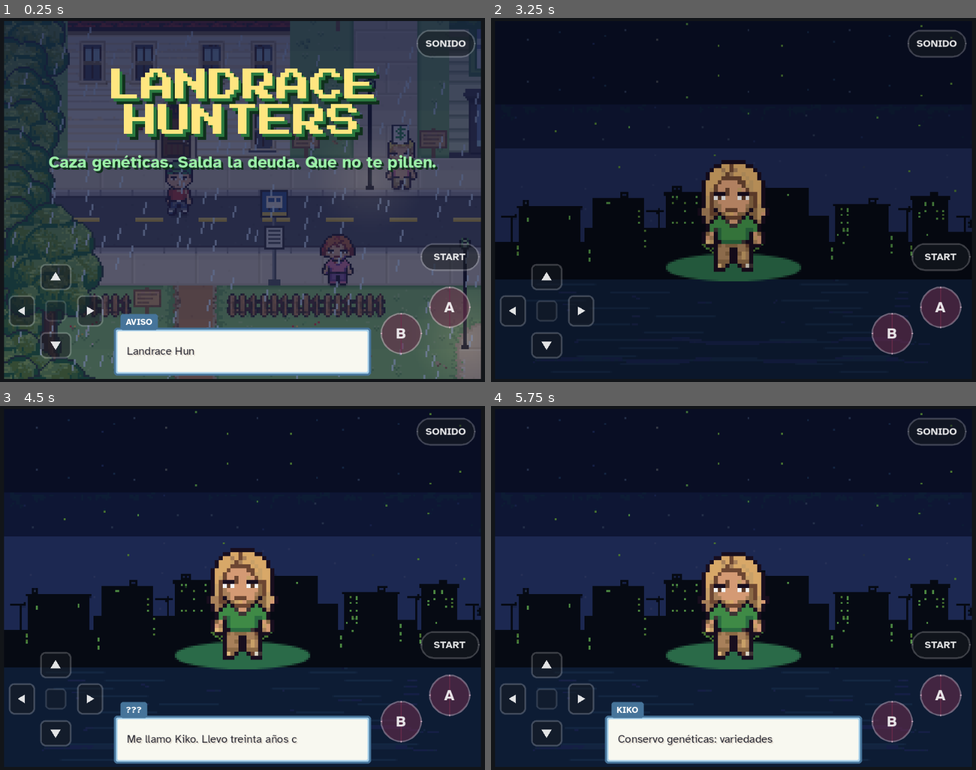
Above: before the commit, frames 1-4 (two rows, left to right).
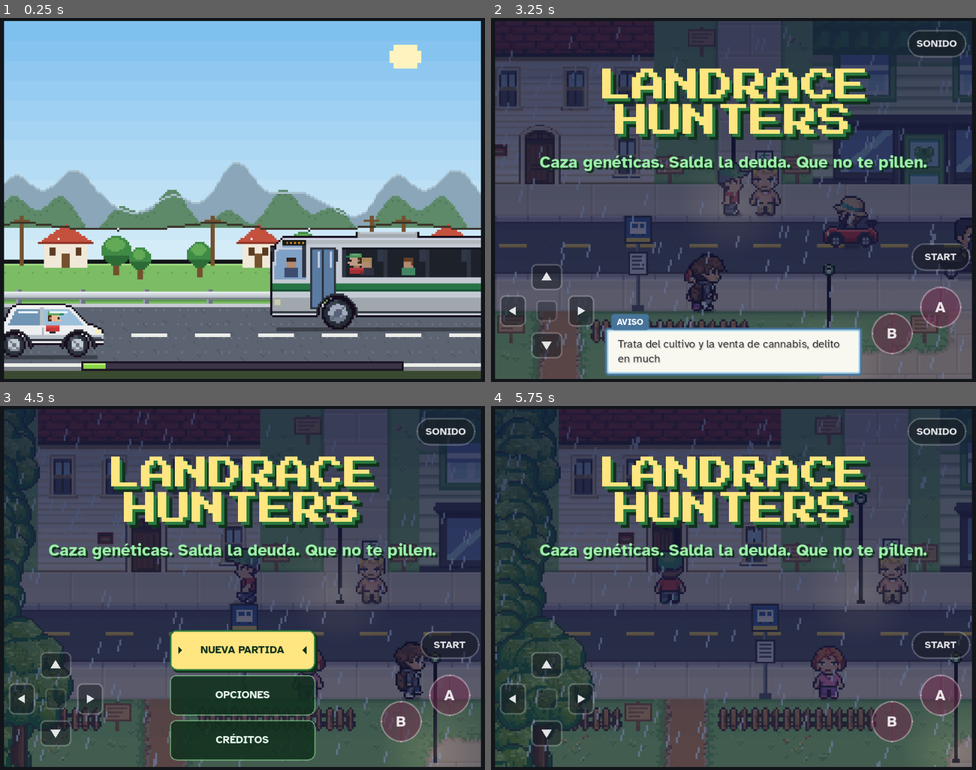
Above: after the commit, the same moments.

Repository: u0921985828-arch/Strainmon
Game: Godot game, scene res://juego.tscn
Two runs of this game, one before a commit and one after it. Both use one fixed random seed, a clock stepped at 60 frames per second and the inputs below.
Inputs (mouse positions are in pixels of both pictures, inside the frame that each line leads up to):
- Up to frame 1 (0.25 s): no input
- Up to frame 2 (3.25 s): tap Enter at 0.5 s; move the mouse to (840, 181) at 0.52 s; hold Right 0.53-1.25 s; tap Z at 0.6 s; click (840, 181) at 0.67 s; tap Space at 0.77 s; drag from (636, 218) to (709, 272) at 1.27 s; move the mouse to (782, 119) at 2.02 s; hold Right 2.03-2.75 s; tap Keypad Enter at 2.1 s; drag from (709, 272) to (588, 145) at 2.77 s
- Up to frame 3 (4.5 s): move the mouse to (388, 642) at 3.52 s; hold Left 3.53-4.25 s; tap X at 3.6 s; tap Space at 3.77 s; drag from (97, 533) to (169, 497) at 4.27 s
- Up to frame 4 (5.75 s): move the mouse to (757, 588) at 5.02 s; hold Down from 5.03 s (still down); tap K at 5.1 s; click (757, 588) at 5.17 s

The runs differ from the first frame. In frame 1, 95% of the frame differs, in the area x 0-100%, y 0-100%; in frame 2, 89%; in frame 3, 88%; in frame 4, 88%.

Commit message:
1.57: la carga del juego en la carretera (vehículos en dos carriles y barra, sin texto) y el título con más atrezo
Co-Authored-By: Claude Opus 5.5 <noreply@anthropic.com>
Claude-Session: https://claude.ai/code/session_01WWCwQsjgK3rvw6gQoSEGYZ

Diff:
--- a/ribera-verde/godot/src/escena_viaje.gd
+++ b/ribera-verde/godot/src/escena_viaje.gd
@@ -70,24 +70,7 @@
 	var e := clampf(now - float(V.t0), 0.0, DUR)
 	var lz := luz(int(V.get("h", 720)))
 	var tin: Color = TINTE[lz]
-	# el cielo, en bandas
-	var c0 := Color(CIELO[lz][0])
-	var c1 := Color(CIELO[lz][1])
-	for i in 12:
-		P._rect(0, i * 10, sw, 10, c0.lerp(c1, i / 11.0))
-	if lz == 2:   # estrellas fijas y la luna
-		for i in 40:
-			var hs := (i * 2654435761 + 977) & 0xffffff
-			var sx := hs % sw
-			var sy := 4 + (hs >> 9) % 58
-			P._rect(sx, sy, 1, 1, Color("#e8ecff") if i % 3 else Color("#9aa4d0"))
-		P._rect(sw - 46, 14, 10, 10, Color("#f0ecd0"))
-		P._rect(sw - 47, 16, 12, 6, Color("#f0ecd0"))
-		P._rect(sw - 44, 13, 6, 12, Color("#f0ecd0"))
-		P._rect(sw - 42, 15, 3, 3, Color("#d8d2b0"))
-	elif lz == 0:   # el sol, arriba a la derecha
-		P._rect(sw - 44, 12, 12, 12, Color("#fff4c0"))
-		P._rect(sw - 46, 15, 16, 6, Color("#fff4c0"))
+	_cielo(P, sw, lz)
 	var k := clave(String(V.veh))
 	var m: Dictionary = META[k]
 	var cuerpo: Image = R[k]
@@ -95,22 +78,7 @@
 	var vel: float = VEL.get(k, 0.15)
 	var p := pos(e, sw, w, vel)
 	var corre := p.y
-	# las capas de fondo, repetidas
-	for c in CAPAS:
-		var im: Image = R[c[0]]
-		var cw := im.get_width()
-		var dx := -int(fposmod(corre * float(c[2]), cw))
-		var x := dx
-		while x < sw:
-			P._img(im, x, int(c[1]), tin)
-			x += cw
-	# la carretera
-	var ca: Image = R.carretera
-	var x2 := -int(fposmod(corre, ca.get_width()))
-	while x2 < sw:
-		P._img(ca, x2, Y_CARRETERA, tin)
-		x2 += ca.get_width()
-	P._rect(0, Y_CARRETERA + ca.get_height(), sw, sh, Color("#3a4a30") * tin)
+	_fondo(P, sw, sh, corre, tin)
 	# el vehículo: de noche, el haz de los faros delante
 	var suelo := Y_CARRETERA + CARRIL
 	var bote := 1 if int(e / 90.0) % 4 == 0 and e > 60.0 else 0
@@ -140,6 +108,104 @@
 	P._rect(20, sh - 6, bw, 3, Color(0, 0, 0, 0.5))
 	P._rect(20, sh - 6, int(bw * e / DUR), 3, Color("#8bd448"))
 
+static func _cielo(P, sw: int, lz: int) -> void:
+	# el cielo, en bandas
+	var c0 := Color(CIELO[lz][0])
+	var c1 := Color(CIELO[lz][1])
+	for i in 12:
+		P._rect(0, i * 10, sw, 10, c0.lerp(c1, i / 11.0))
+	if lz == 2:   # estrellas fijas y la luna
+		for i in 40:
+			var hs := (i * 2654435761 + 977) & 0xffffff
+			var sx := hs % sw
+			var sy := 4 + (hs >> 9) % 58
+			P._rect(sx, sy, 1, 1, Color("#e8ecff") if i % 3 else Color("#9aa4d0"))
+		P._rect(sw - 46, 14, 10, 10, Color("#f0ecd0"))
+		P._rect(sw - 47, 16, 12, 6, Color("#f0ecd0"))
+		P._rect(sw - 44, 13, 6, 12, Color("#f0ecd0"))
+		P._rect(sw - 42, 15, 3, 3, Color("#d8d2b0"))
+	elif lz == 0:   # el sol, arriba a la derecha
+		P._rect(sw - 44, 12, 12, 12, Color("#fff4c0"))
+		P._rect(sw - 46, 15, 16, 6, Color("#fff4c0"))
+
+static func _fondo(P, sw: int, sh: int, corre: float, tin: Color) -> void:
+	# las capas de fondo, repetidas
+	for c in CAPAS:
+		var im: Image = R[c[0]]
+		var cw := im.get_width()
+		var dx := -int(fposmod(corre * float(c[2]), cw))
+		var x := dx
+		while x < sw:
+			P._img(im, x, int(c[1]), tin)
+			x += cw
+	# la carretera
+	var ca: Image = R.carretera
+	var x2 := -int(fposmod(corre, ca.get_width()))
+	while x2 < sw:
+		P._img(ca, x2, Y_CARRETERA, tin)
+		x2 += ca.get_width()
+	P._rect(0, Y_CARRETERA + ca.get_height(), sw, sh, Color("#3a4a30") * tin)
+
+# 1.57 (lo pidió el usuario: «estos recursos se podrían usar antes de la pantalla de inicio, como de carga del juego, en una carretera
+# sin texto, los vehículos andando y la barra cargándose»): al abrir el juego, de día, la carretera quieta con los vehículos que pasan
+# por los dos carriles (en el de enfrente, al revés y un poco más oscuros) y, abajo, la barra; sin letras
+const CARGA := 3600.0
+const CARRIL_LEJOS := 13
+# por carril, todos a la misma marcha (no se adelantan ni se montan): vehículo, carril (0 este lado, hacia la derecha; 1 el de enfrente,
+# hacia la izquierda) y dónde va en la vuelta (0..1)
+const CARGA_V := [["utilitario", 0, 0.0], ["moto", 0, 0.36], ["deportivo", 0, 0.68], ["bus", 1, 0.1], ["berlina", 1, 0.55]]
+const MARCHA := [0.2, 0.14]   # px/ms por carril
+const HUECO := 300            # la vuelta: la pantalla, el vehículo más largo y este hueco
+static var VUELTA := {}   # los vehículos del carril de enfrente, al revés (nombre → Image)
+
+static func _al_reves(k: String) -> Image:
+	if not VUELTA.has(k):
+		var im: Image = R[k].duplicate()
+		im.flip_x()
+		VUELTA[k] = im
+	return VUELTA[k]
+
+static func pinta_carga(P, e: float) -> void:
+	if not carga():
+		return
+	var sw: int = P.J.SW
+	var sh: int = P.SH
+	_cielo(P, sw, 0)
+	_fondo(P, sw, sh, 0.0, Color(1, 1, 1))
+	for carril in [1, 0]:
+		for v in CARGA_V:
+			if int(v[1]) != carril:
+				continue
+			var k: String = v[0]
+			var m: Dictionary = META[k]
+			var w: int = R[k].get_width()
+			var vuelta := float(sw + 170 + HUECO)
+			var anda := e * float(MARCHA[carril]) + float(v[2]) * vuelta
+			var x := fposmod(anda, vuelta) - w
+			if carril == 1:
+				x = sw - x - w
+			var suelo := Y_CARRETERA + (CARRIL if carril == 0 else CARRIL_LEJOS)
+			var bote := 1 if int(anda / 18.0) % 4 == 0 else 0
+			var vx := int(x)
+			var vy := suelo - int(m.suelo) - bote
+			var tv := Color(1, 1, 1) if carril == 0 else Color(0.82, 0.84, 0.9)
+			P._rect(vx + 3, suelo - 1, w - 6, 2, Color(0, 0, 0, 0.35))
+			P._img(R[k] if carril == 0 else _al_reves(k), vx, vy, tv)
+			for r in m.ruedas:
+				var d := int(r[2])
+				var f := posmod(int(floor(anda / (PI * d) * 4.0)), 4)
+				var rx := int(r[0]) if carril == 0 else w - int(r[0])
+				var rim: Image = R["rueda-%d-%d" % [d, f if carril == 0 else 3 - f]]
+				P._img(rim, vx + rx - d / 2, vy + bote + int(r[1]) - d / 2, tv)
+	# la barra, con su marco
+	var bw := sw - 80
+	var bx := 40
+	var by := sh - 8
+	P._rect(bx - 1, by - 1, bw + 2, 5, Color("#1a1420"))
+	P._rect(bx, by, bw, 3, Color("#3a3446"))
+	P._rect(bx, by, int(bw * clampf(e / CARGA, 0.0, 1.0)), 3, Color("#8bd448"))
+	P._rect(bx, by, int(bw * clampf(e / CARGA, 0.0, 1.0)), 1, Color("#c4f088"))
+
 static func _texto(P, x: int, y: int, t: String, s: int) -> void:
 	for q in Croquis.letras(t):
 		P._rect(x + q.x * s + 1, y + q.y * s + 1, s, s, Color("#1a1420"))
--- a/ribera-verde/godot/src/juego.gd
+++ b/ribera-verde/godot/src/juego.gd
@@ -21,7 +21,52 @@
 	name_in.text_submitted.connect(func(_t): if name_box.visible: press("A"))
 	if OS.get_cmdline_user_args().has("--sin-arranque"):
 		return
+	if Datos.CAL and not OS.get_cmdline_user_args().has("--sin-carga"):
+		_arranca.call_deferred()   # las pruebas que ponen oraculo al añadir el juego, al título de antes
+	else:
+		show_title()
+
+func _arranca() -> void:
+	if oraculo:
+		show_title()
+	else:
+		run(arranque)
+
+# 1.57 (lo pidió el usuario: «estos recursos se podrían usar antes de la pantalla de inicio, como de carga del juego, en una carretera
+# sin texto, los vehículos andando y la barra cargándose; luego aparece la pantalla de inicio»): la carretera con los vehículos y la barra
+# (EscViaje.pinta_carga) durante CARGA ms, sin botones; A, B o START la pasan; después, el título
+var carga_t0 := 0.0
+func arranque() -> void:
+	mode = "carga"
+	carga_t0 = M.reloj
+	hud.hide()
+	titulo.hide()
+	var vis := {}
+	for k in botones:
+		vis[k] = botones[k].visible
+		botones[k].visible = false
+	music("title")
+	var st := {"ok": false}
+	var prom := Motor.Prom.new()
+	var cierra := func():
+		if not st.ok:
+			st.ok = true
+			prom.res(0)
+	push(func(b):
+		if b == "A" or b == "B" or b == "START":
+			cierra.call())
+	M.timeout(cierra, EscViaje.CARGA)
+	await Motor.espera(prom)
+	pop()
+	if mode != "carga":   # otra cosa la cambió (las pruebas)
+		for k in vis:
+			botones[k].visible = vis[k]
+		return
+	await fade(1)
+	for k in vis:
+		botones[k].visible = vis[k]
 	show_title()
+	await fade(0)
 
 func _process(dt: float) -> void:
 	if oraculo:
--- a/ribera-verde/godot/src/mundo.gd
+++ b/ribera-verde/godot/src/mundo.gd
@@ -1192,10 +1192,45 @@
 				demo_e.append(quieto.call(d.id, int(d.x), int(d.y), d.dir if d.get("dir") else "down", d.get("lookObj") if d.get("lookObj") else D.LOOKS.get(d.get("look", "")), d))
 		demo_e.append(quieto.call("demo1", int(DM.cliente[0]), int(DM.cliente[1]), "down", Datos.rand_look("demo1", "client"), {"client": {"type": "cur"}}))
 		demo_e.append(quieto.call("demo2", 0, 0, "left", D.LOOKS.cop, {}))
+		if Datos.CAL:   # 1.57: el atrezo del título, detrás del poli
+			for i in DEMO_CAL.gente.size():
+				demo_e.insert(demo_e.size() - 1, quieto.call("demoG%d" % i, 0, 0, "left", Datos.rand_look("demoG%d" % i, "client"), {}))
+			for i in DEMO_CAL.coches.size():
+				var c: Array = DEMO_CAL.coches[i]
+				var ce: Dictionary = quieto.call("demoC%d" % i, 0, int(c[1]), "right" if int(c[2]) > 0 else "left", Datos.rand_look("demoC%d" % i, "client"), {})
+				ce.veh = c[0]
+				demo_e.insert(demo_e.size() - 1, ce)
 	ents = demo_e
-	demo_e[-1].merge(demo_en(DM.poli, now_), true)
-	P.merge(demo_en(DM.P, now_), true)
+	var cal: bool = Datos.CAL
+	demo_e[-1].merge(demo_en(DEMO_CAL.poli if cal else DM.poli, now_), true)
+	P.merge(demo_en(DEMO_CAL.P if cal else DM.P, now_), true)
+	if cal:
+		for e in demo_e:
+			if e.id.begins_with("demoG"):
+				e.merge(demo_en(DEMO_CAL.gente[int(e.id.substr(5))], now_), true)
+			elif e.id.begins_with("demoC"):
+				e.merge(demo_coche(DEMO_CAL.coches[int(e.id.substr(5))], now_), true)
 	return sv
+
+# 1.57 (lo pidió el usuario: «luego aparece la pantalla de inicio START con más atrezo»): en el título, con CAL, el protagonista y el
+# poli por las aceras (no por la calzada), más gente andando y coches y una moto por la carretera, cada uno en su carril; los coches
+# entran por un lado del mapa y salen por el otro, y vuelven al rato (coches: vehículo, fila, sentido, ms por casilla, desfase en ms)
+const DEMO_CAL := {
+	"P": {"dur": 320, "ruta": [[5, 9, 700, "down"], [11, 9, 1600, "right"], [5, 9, 500, "up"]]},
+	"poli": {"dur": 420, "ruta": [[36, 12], [22, 12, 900, "up"]]},
+	"gente": [{"dur": 360, "ruta": [[14, 9, 500, "up"], [37, 9, 800, "down"]]}, {"dur": 400, "ruta": [[2, 12, 700, "down"], [18, 12, 1100, "up"]]}],
+	"coches": [["utilitario", 11, 1, 120, 0], ["berlina", 10, -1, 105, 2600], ["moto", 11, 1, 90, 4700], ["deportivo", 10, -1, 70, 7900]],
+	"ancho": 64,   # casillas de vuelta: el mapa (40) y lo de fuera, para que no vayan pegados
+}
+
+func demo_coche(c: Array, T: float) -> Dictionary:
+	var dur := float(c[3])
+	var L: float = DEMO_CAL.ancho * dur
+	var t := fmod(T + float(c[4]), L)
+	var k := t / dur
+	var x: float = -6.0 + k if int(c[2]) > 0 else 46.0 - k
+	return {"x": int(round(x)), "y": int(c[1]), "px": x * 16, "py": float(c[1]) * 16, "dir": "right" if int(c[2]) > 0 else "left", "moving": true,
+		"t": fmod(t, dur), "dur": dur, "parity": int(k) & 1}
 
 func demo_sale(sv: Array) -> void:
 	S = sv[0]
--- a/ribera-verde/godot/src/pinta.gd
+++ b/ribera-verde/godot/src/pinta.gd
@@ -65,6 +65,8 @@
 		modo = "demo"   # 1.35: la partida de fondo (demo_entra, mundo.gd)
 	elif m == "intro":
 		modo = "title"
+	elif m == "carga":
+		modo = "carga"   # 1.57: la carga del juego, en la carretera (escena_viaje.gd)
 	else:
 		return
 	now = t
@@ -105,13 +107,16 @@
 			_titulo()
 	elif modo == "carpa":
 		[_carpa_fondo, _cono, _carpa_encima][n].call()
+	elif modo == "carga":
+		if n == 0:
+			EscViaje.pinta_carga(self, now - float(J.carga_t0))
 	elif modo == "carpaC" and n == 2:
 		L.draw_set_transform(Vector2(OX(), OY()))
 		_vfx({"x": 0, "y": 0}, "home")
 	L.draw_set_transform(Vector2.ZERO)
-	if n == 2 and J.VIAJE_V != null and modo != "title" and modo != "battle":   # 1.56: el viaje, de perfil
+	if n == 2 and J.VIAJE_V != null and modo != "title" and modo != "battle" and modo != "carga":   # 1.56: el viaje, de perfil
 		EscViaje.pinta(self, J.VIAJE_V, now)
-	if n == 2 and J.ACCESO_V != null and modo != "title" and modo != "battle":   # 1.53: la llave, el teclado…; 1.54: cada acción de cerca
+	if n == 2 and J.ACCESO_V != null and modo != "title" and modo != "battle" and modo != "carga":   # 1.53: la llave, el teclado…; 1.54: cada acción de cerca
 		for e in J.rects_acceso(J.ACCESO_V, J.M.reloj):
 			if typeof(e[0]) == TYPE_STRING:   # 1.54.1: ['@', sprite, x, y, recorte]: el sprite de misc dentro del panel
 				var f = Atlas.foto_misc(e[1])
@@ -1133,7 +1138,7 @@
 	var gr = Atlas.grupo_look(look)
 	if not gr:
 		return
-	var v = J.vehiculo() if isP else null   # en la calle, con el patinete o la bici: detrás, él (subido) y delante (dibujarPJ)
+	var v = J.vehiculo() if isP else e.get("veh")   # 1.57: los coches de la demo del título, con su conductor; en la calle, con el patinete o la bici: detrás, él (subido) y delante (dibujarPJ)
 	if v and not Atlas.anim_de("vehiculos", v + "-atras"):
 		v = null
 	var f = _monta_frame(e, gr, v, dur) if v else _pj_frame(e, gr, isP, dur)
--- a/ribera-verde/godot/tests/ciclo.gd
+++ b/ribera-verde/godot/tests/ciclo.gd
@@ -342,6 +342,14 @@
 
 # ---------- título, intro y nombre ----------
 func titulo_e_intro() -> void:
+	if Datos.CAL:   # 1.57: antes del título, la carga en la carretera, sin botones ni HUD; sola, al título
+		var nb := 0
+		for k in J.botones:
+			nb += 1 if J.botones[k].visible else 0
+		check("arranca con la carga (%s, %s, %d botones)" % [J.mode, J.pintor.modo, nb], J.mode == "carga" and J.pintor.modo == "carga" and nb == 0 and not J.hud.visible and not J.titulo.visible)
+		await foto("00-carga")
+		check("la carga acaba sola en el título", await hasta(func(): return J.mode == "title", 900))
+		await espera(20)
 	check("arranca en el título", J.mode == "title" and J.titulo.visible and J.pintor.modo == "demo" and not J.hud.visible)
 	# el primer arranque: el aviso de edad (+18) con su pregunta; aceptado, se guarda en los ajustes y no vuelve a salir
 	textos.clear()
@@ -1005,7 +1013,10 @@
 	J = load("res://juego.tscn").instantiate()
 	root.add_child(J)
 	await espera(10)
-	await hasta(func(): return J.menu_box.visible, 120)
+	if Datos.CAL:   # 1.57: otra vez la carga; A la pasa
+		await hasta(func(): return J.mode == "carga", 60)
+		await pulsa("A")
+	await hasta(func(): return J.menu_box.visible, 300)
 	check("con partida guardada, el título pregunta, sin el aviso de edad otra vez (%s)" % ", ".join(etiquetas()), etiquetas() == ["CONTINUAR", "NUEVA PARTIDA", "OPCIONES", "CRÉDITOS"] and not J.dlg.visible)
 	await pulsa("A")
 	await libre()
--- a/ribera-verde/godot/tests/viaje.gd
+++ b/ribera-verde/godot/tests/viaje.gd
@@ -143,7 +143,67 @@
 	S.coches = {"utilitario": {"km": 0, "r": 1, "dia": 0}}
 	chk(corre(func(): await J.conducir("utilitario")) and VIO.size() == 1 and VIO[0][0] == "utilitario" and J.S.map == VIO[0][2], "el utilitario: %s → %s" % [VIO, S.map])
 	J.gancho_viaje = Callable()
-	# 6 · los dibujos
+	# 6 · 1.57: la carga del juego (la carretera sin letras, los vehículos y la barra) y, después, el título con más atrezo
+	var lados := {}
+	for v in EscViaje.CARGA_V:
+		chk(EscViaje.META.has(v[0]), "la carga: el %s, dibujado" % v[0])
+		lados[int(v[1])] = true
+	chk(lados.size() == 2, "la carga: vehículos en los dos carriles")
+	for c in [0, 1]:   # en un carril, a la misma marcha y sin montarse
+		var xs := []
+		for v in EscViaje.CARGA_V:
+			if int(v[1]) == c:
+				xs.append(float(v[2]) * (sw + 170 + EscViaje.HUECO))
+		xs.sort()
+		var ok := true
+		for i in xs.size():
+			var sig: float = xs[(i + 1) % xs.size()] + (0.0 if i + 1 < xs.size() else float(sw + 170 + EscViaje.HUECO))
+			ok = ok and sig - xs[i] >= 170 + 8
+		chk(ok, "la carga: carril %d, sin montarse (%s)" % [c, xs])
+	auto.a = false
+	t0 = M.reloj
+	var st0 := {"m": ""}
+	M.timeout(func(): st0.m = J.mode, 1000)
+	var fin := {"m": ""}
+	chk(corre(func():
+		await J.arranque()
+		fin.m = J.mode
+		J.mode = "world") and fin.m == "title", "la carga acaba en el título (%s)" % fin.m)
+	chk(st0.m == "carga" and M.reloj - t0 >= EscViaje.CARGA and M.reloj - t0 < EscViaje.CARGA + 1500, "la carga dura %d ms" % int(M.reloj - t0))
+	auto.a = true
+	t0 = M.reloj
+	fin.m = ""
+	chk(corre(func():
+		await J.arranque()
+		fin.m = J.mode
+		J.mode = "world") and fin.m == "title" and M.reloj - t0 < 1000, "A pasa la carga (%d ms)" % int(M.reloj - t0))
+	J.demo_e = null
+	var sv: Array = J.demo_entra(5000.0)
+	var coches := 0
+	var gente := 0
+	var acera := true
+	for e2 in J.ents:
+		if e2.get("veh"):
+			coches += 1
+			acera = acera and (int(e2.y) == 10 or int(e2.y) == 11) and e2.moving
+		elif String(e2.id).begins_with("demoG"):
+			gente += 1
+	var py: int = J.P.y
+	J.demo_sale(sv)
+	chk(coches >= 3 and acera, "el título: %d vehículos por la calzada" % coches)
+	chk(gente >= 2 and py != 10 and py != 11, "el título: %d más andando y el protagonista por la acera (fila %d)" % [gente, py])
+	Datos.CAL = false
+	J.demo_e = null
+	sv = J.demo_entra(5000.0)
+	var hay := false
+	for e2 in J.ents:
+		hay = hay or e2.get("veh") != null
+	J.demo_sale(sv)
+	chk(not hay, "sin CAL, el título de antes")
+	Datos.CAL = true
+	J.demo_e = null
+	J.mode = "world"
+	# 7 · los dibujos
 	if dir != "":
 		J.hud.hide()
 		for veh in ["bus", "utilitario", "berlina", "deportivo", "moto"]:
Not shown, changed: CLAUDE.md
Not shown, changed: ribera-verde/CHANGELOG.md
Not shown, changed: ribera-verde/CLAUDE.md
